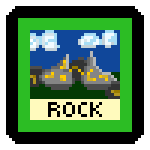
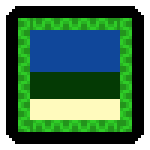
Revision of a layered (150, 150) image; what changed, layer by layer:
hid "Environment-resources" over [30, 30, 120, 117]
showed "Environment-Plains" over [30, 30, 120, 117]
painted on "EnvironmentBorder" over [18, 18, 132, 132]
